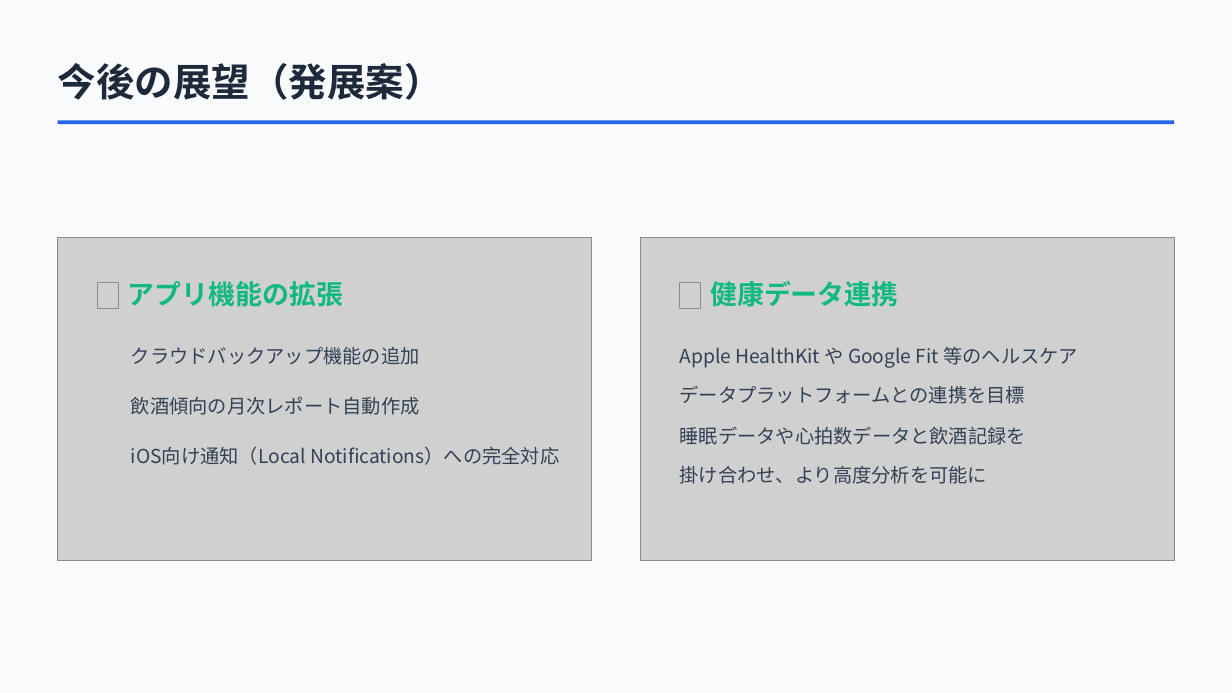
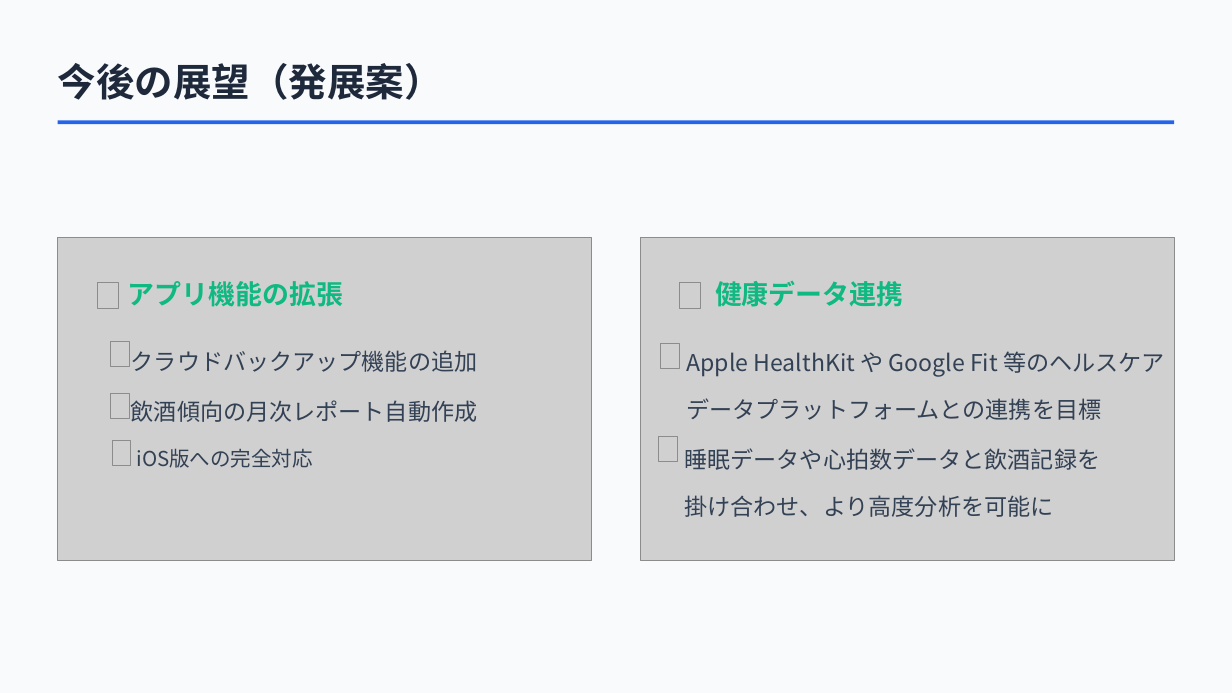
Before and after one commit to Hoshi0529/mobile-training, a slide deck: slide 12 of アルコールレコード 提案資料.pptx. Drawn at 1232x693 pixels with LibreOffice and Linux fonts; fonts in the diff are those of the drawing; grey boxes stand for pictures; background and template pictures are left out. Boxes give left, top, right and bottom in pixels: in the first picture for what was removed or moved away, otherwise in the second. Text is boxed around its words. In the diff, an @@ line names an element or a change of style, - is before the commit and + after.

```diff
--- a/アルコールレコード 提案資料.pptx
+++ b/アルコールレコード 提案資料.pptx
@@ text "健康データ連携": place and size @@
-text "健康データ連携" at (710,280,899,307)
+text "健康データ連携" at (715,280,904,307)
@@ size 15 to 18 pt in 4 elements at (131,350,477,372), (131,400,477,422), (684,448,1100,517), (686,351,1165,420) @@
@@ picture added at (111,342,129,367) @@
@@ picture added at (661,344,679,369) @@
@@ picture added at (111,394,129,419) @@
@@ picture added at (112,440,130,465) @@
@@ text at (136,448,312,468): text changed; size 15 to 16 pt @@
-iOS向け通知（Local Notifications）への完全対応
+iOS版への完全対応
@@ picture added at (658,437,677,462) @@
@@ text "睡眠データや心拍数データと飲酒記録を": place and size @@
-text "睡眠データや心拍数データと飲酒記録を" at (680,427,1026,484)
+text "睡眠データや心拍数データと飲酒記録を" at (684,448,1100,517)
```
Also in this commit, not shown: 11 other slides changed, 1 slide added, 1 slide removed.
